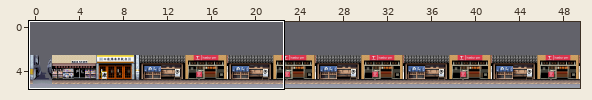
A Tiled map (JSON) gets an edit: src/assets/map/level0.json. Above: a wide view before the commit, with the close-up outlined.
Close-up. First the earlier version:
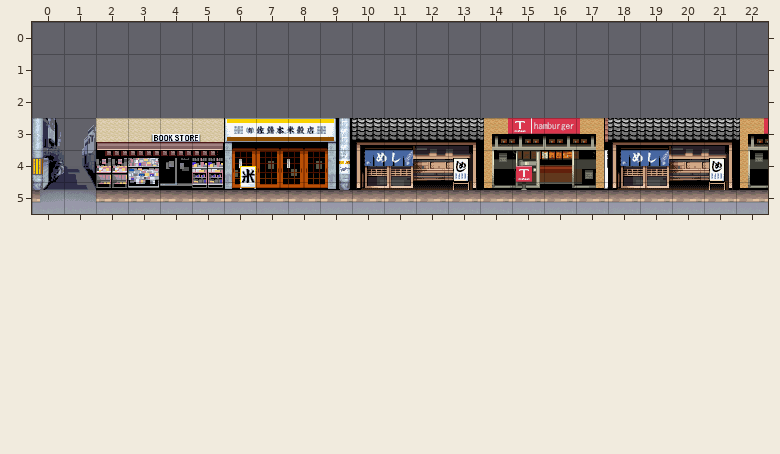
Cells are 32x32 px. Shown: x 0..22, y 0..5. The commit also changed other parts of the map, which this record leaves out.
The same view after the edit:
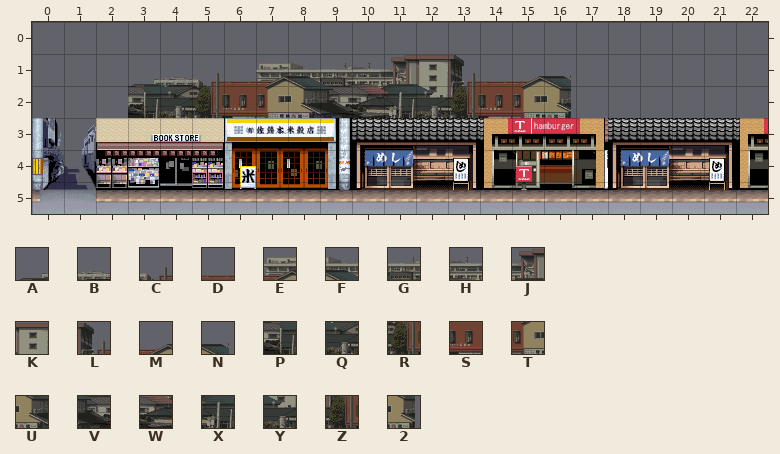
Key: from "tilemap": A 360, B 361, C 362, D 363, E 364, F 365, G 366, H 367, J 368, K 369, L 370, M 372, N 373, P 400, Q 401, R 402, S 403, T 404, U 405, V 406, W 407, X 408, Y 409, Z 410, 2 413.
_ is an empty cell.
Diff:
Layer "buildings":
y 1: x 3..16 ______________ -> ABCDEFGHJKLDMN
y 2: x 3..16 ______________ -> PQRSTUVWXYZST2
